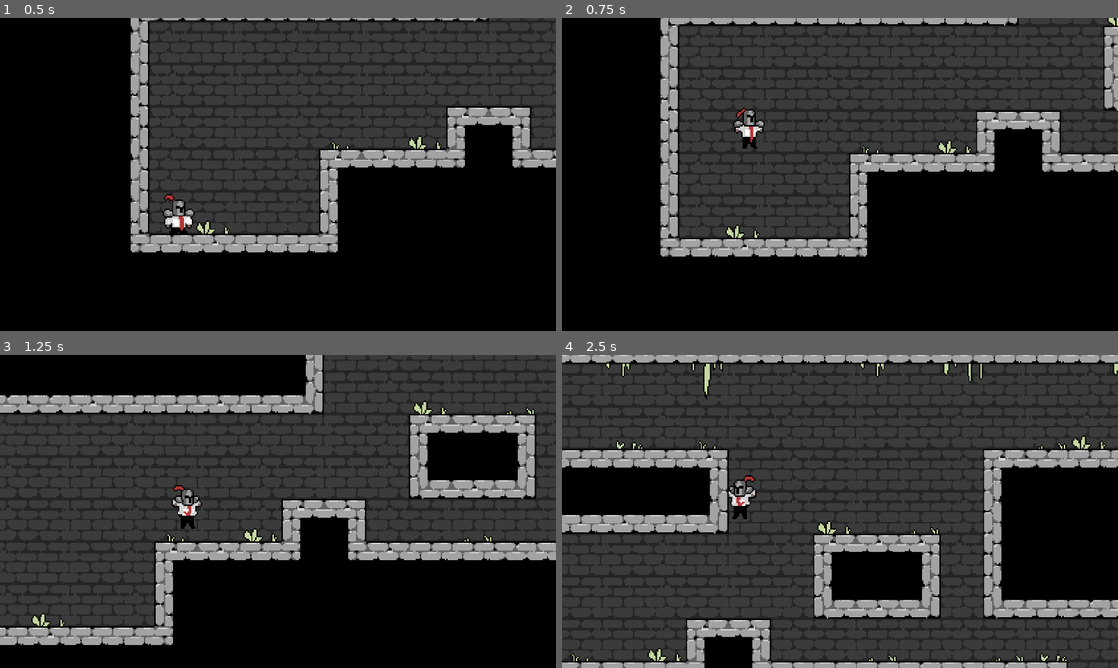
Above: before the commit, frames 1-4 (two rows, left to right).
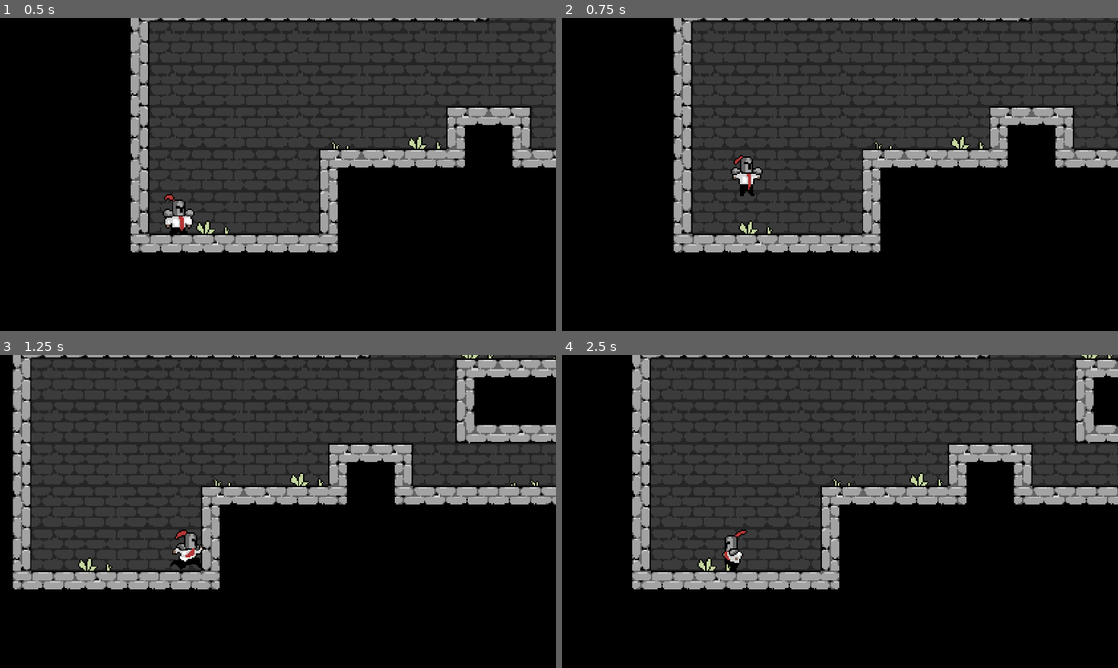
Above: after the commit, the same moments.

Repository: joshuatehrlich/overtime-knight
Game: Godot game, scene res://scenes/main.tscn
The game is run twice, just before and just after one commit, with the same random seed, the same clock (stepped at 60 frames per second) and the same inputs.
Inputs:
- Up to frame 1 (0.5 s): no input
- Up to frame 2 (0.75 s): hold D (right) from 0.53 s (still down); hold Space (jump) from 0.53 s (still down)
- Up to frame 3 (1.25 s): keep holding D (right); keep holding Space (jump)
- Up to frame 4 (2.5 s): release Space (jump) at 1.28 s; tap Space (jump) at 1.35, 1.52, 1.82 s; release D (right) at 2.03 s; hold A (left) from 2.03 s (still down); hold Space (jump) from 2.03 s (still down)

Frame 1 is identical in both runs. In frame 2, 14% of the frame differs, in the area x 17-100%, y 0-77%; in frame 3, 46%; in frame 4, 56%, in the area x 0-100%, y 0-100%.

Commit message:
implement float jump

Diff:
--- a/scenes/main.tscn
+++ b/scenes/main.tscn
@@ -1068,6 +1068,7 @@
 
 [node name="player" parent="." instance=ExtResource("1_gh0mp")]
 position = Vector2(-298, 48)
+RUN_SPEED = 150.0
 
 [node name="Camera2D" type="Camera2D" parent="player"]
 position = Vector2(75, -29)
--- a/scripts/player.gd
+++ b/scripts/player.gd
@@ -1,12 +1,13 @@
 extends CharacterBody2D
 
-@export_category("Movement Consts")
-@export var RUN_SPEED: float = 180.0
-@export var RUN_ACCEL: float = 2000.0
-@export var RUN_DECEL: float = 2000.0
+@export_category("Movement Parameters")
+@export var RUN_SPEED: float = 200.0
+@export var RUN_ACCEL: float = 1000.0
+@export var RUN_DECEL: float = 1000.0
 @export var RUN_ACCEL_AIR_FACTOR: float = 0.65
 
-@export var JUMP_SPEED: float = 350.0
+@export var JUMP_SPEED: float = 150.0
+@export var JUMP_HOLD_GRAVITY_FACTOR: float = 0.5
 
 @export var COYOTE_TIME_SECS: float = 0.1
 
@@ -15,6 +16,7 @@
 
 # Get the gravity from the project settings to be synced with RigidBody nodes.
 var gravity: float = ProjectSettings.get_setting("physics/2d/default_gravity")
+var gravity_coeff: float = 1.0
 
 
 func _physics_process(delta: float) -> void:
@@ -30,7 +32,7 @@
 
 func handle_movement_gravity(delta: float) -> void:
 	if not is_on_floor():
-		velocity.y += gravity * delta
+		velocity.y += gravity * gravity_coeff * delta
 
 func handle_movement_run(delta: float) -> void:
 	var direction := Input.get_action_strength("right") - Input.get_action_strength("left")
@@ -40,8 +42,6 @@
 	var is_decelerating: bool = (norm_vel * norm_target_vel <= 0) && (abs(norm_vel) > abs(norm_target_vel))
 	var accel = RUN_DECEL if is_decelerating else RUN_ACCEL
 	var accel_coeff = 1 if is_on_floor() else RUN_ACCEL_AIR_FACTOR
-
-	print(is_decelerating)
 
 	velocity.x = move_toward(velocity.x, direction * RUN_SPEED, accel * accel_coeff * delta)
 
@@ -60,7 +60,10 @@
 
 	if (is_on_floor() || last_grounded <= COYOTE_TIME_SECS) && last_jump_input <= COYOTE_TIME_SECS:
 		velocity.y = -JUMP_SPEED
-
+	elif velocity.y < 0 && Input.is_action_pressed("jump"):
+		gravity_coeff = JUMP_HOLD_GRAVITY_FACTOR
+	else:
+		gravity_coeff = 1.0
 
 func handle_animation():
 	# Determine input direction
